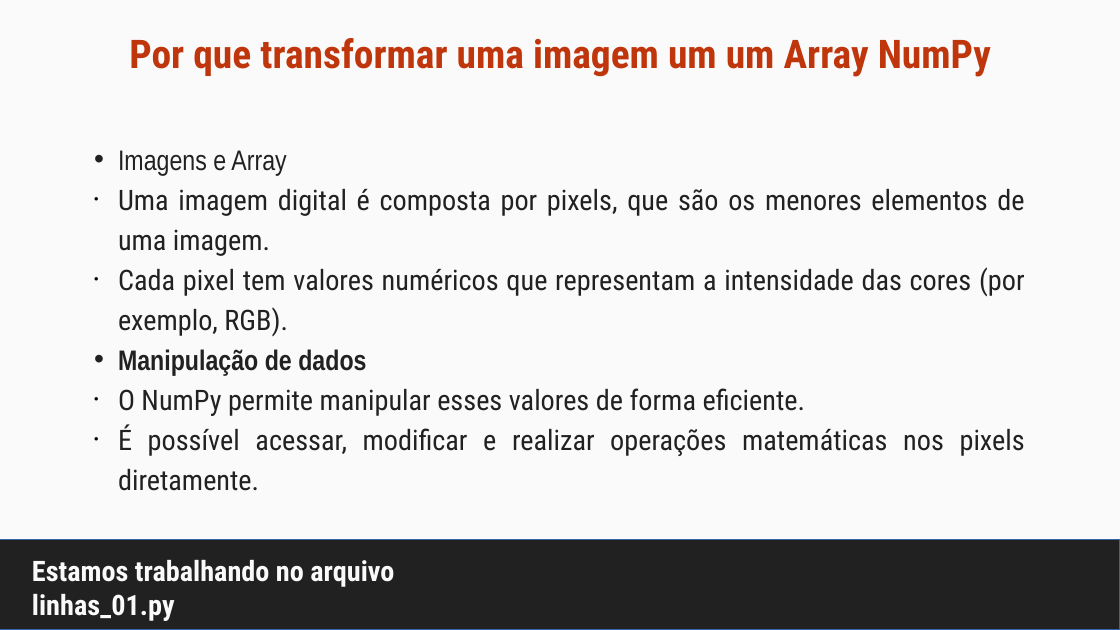
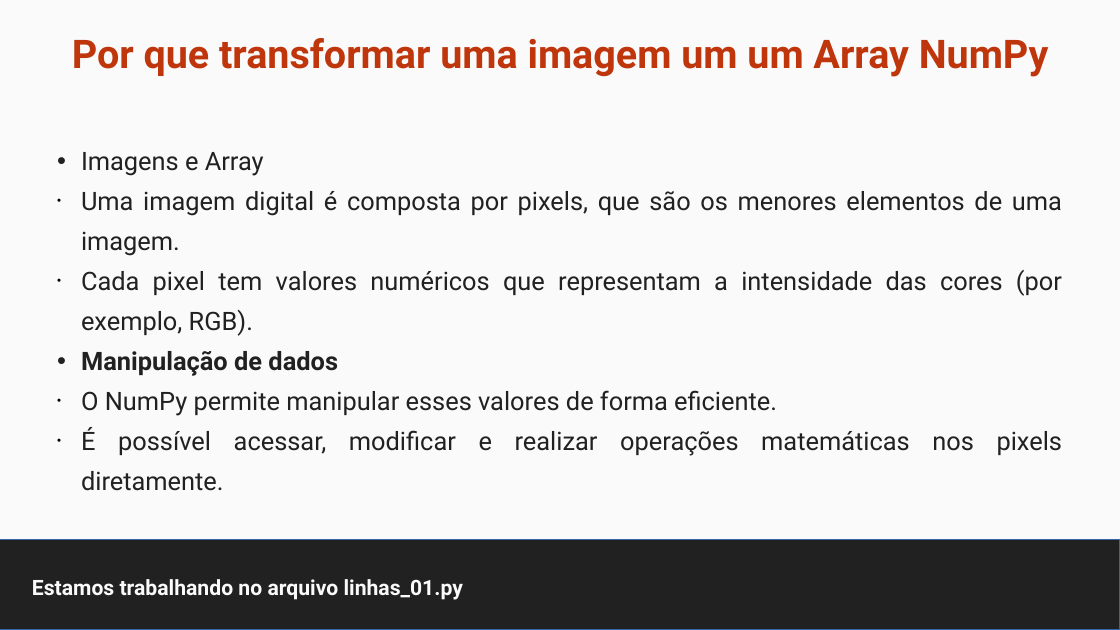
Before and after one commit to maurizioprizzi/finding_lanes, a slide deck: slide 11 of computer_vision_encounter_01.odp (slide 8 before the commit). Drawn at 1120x630 pixels with LibreOffice and Linux fonts; fonts in the diff are those of the drawing. Boxes give left, top, right and bottom in pixels: in the first picture for what was removed or moved away, otherwise in the second. Text is boxed around its words. In the diff, an @@ line names an element or a change of style, - is before the commit and + after.

```diff
--- a/computer_vision_encounter_01.odp
+++ b/computer_vision_encounter_01.odp
@@ title "Por que transformar uma imagem ..." at <box>72,38,1049,77</box>: font Roboto Condensed to Roboto @@
@@ subtitle "Imagens e Array": place and size @@
-subtitle "Imagens e Array" at <box>118,150,1025,491</box>
+subtitle "Imagens e Array" at <box>81,152,1063,491</box>
@@ subtitle "Imagens e Array" at <box>81,152,1063,491</box>: size 20 to 18 pt; font Arial Narrow to Roboto in "Imagens e Array", "Manipulação de dados"; font Roboto Condensed to Roboto in "Uma imagem digital é composta por pixels, ...", "Cada pixel tem valores numéricos que representam ...", "O NumPy permite manipular esses valores de ...", "É possível acessar, modificar e realizar operações ..." @@
@@ title "Estamos trabalhando no arquivo linhas_01.py" at <box>32,579,463,600</box>: size 20 to 15 pt, font Roboto Condensed to Roboto @@
```
Also in this commit, not shown: 31 other slides changed, 10 slides added, 11 other files.
